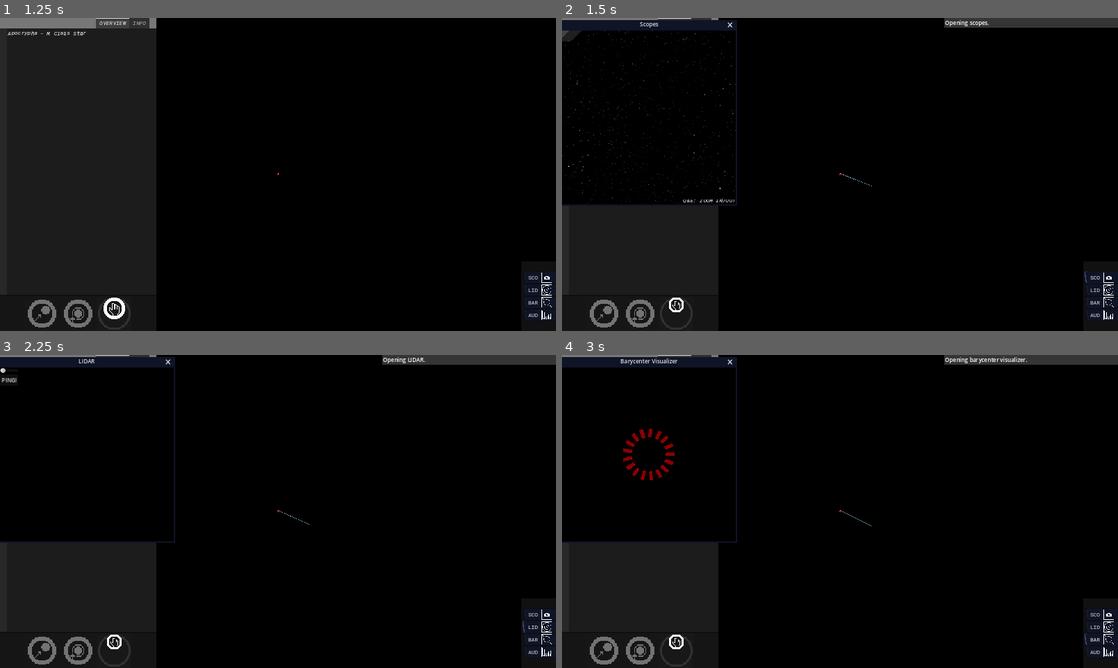
Above: before the commit, frames 1-4 (two rows, left to right).
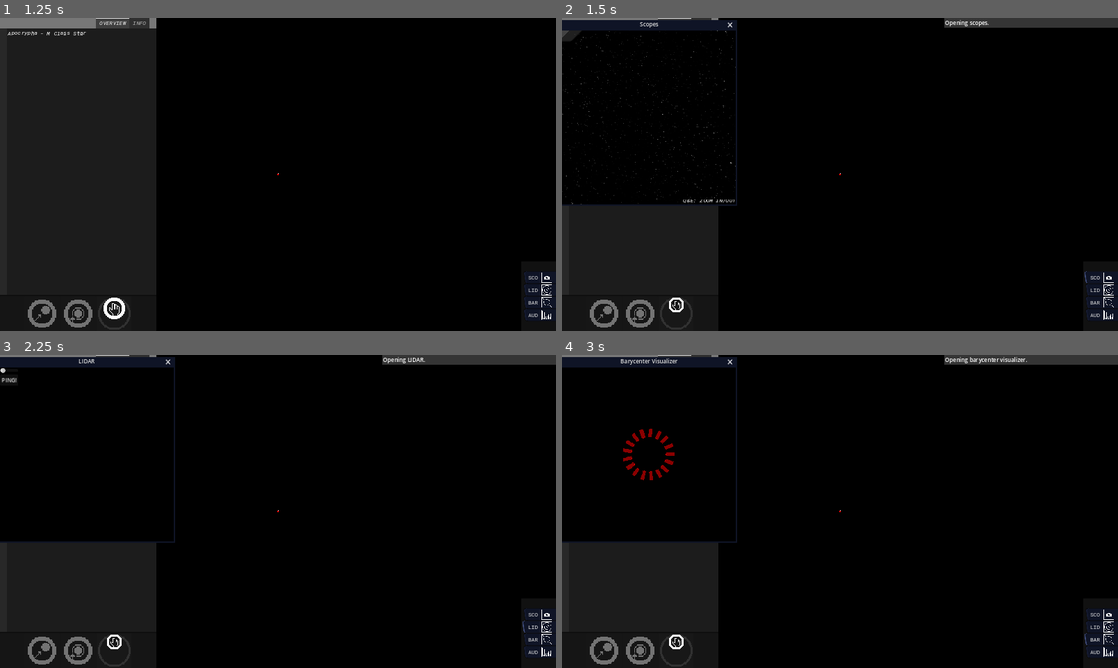
Above: after the commit, the same moments.

Repository: KermitGodFrog/Stellar-Cartography
Game: Godot game, scene res://Scenes/Game Master/gameMaster.tscn
The game is run twice, just before and just after one commit, with the same random seed, the same clock (stepped at 60 frames per second) and the same inputs. Sound files missing from this copy of the repository are replaced by a short silence.
Inputs (mouse positions are in pixels of both pictures, inside the frame that each line leads up to):
- Up to frame 1 (1.25 s): click (116, 312) at 0.5 s
- Up to frame 2 (1.5 s): click "SCO" at 1.25 s
- Up to frame 3 (2.25 s): click "LID" at 2 s
- Up to frame 4 (3 s): click "BAR" at 2.75 s

Frame 1 is identical in both runs. In frame 2, 0.4% of the frame differs, in the area x 0-56%, y 4-60%; in frame 3, less than 0.1%; in frame 4, less than 0.1%.

Commit message:
Commiting crimes so pressing app buttons does not reset locked position.

Diff:
--- a/Data/starSystemAPI.gd
+++ b/Data/starSystemAPI.gd
@@ -269,7 +269,7 @@
 				#SETTING WHETHER THE BODY HAS A PLANETARY ANOMALY
 				var has_planetary_anomaly: bool = false
 				var is_planetary_anomaly_available: bool = false
-				if randf() >= 0.99: #will likely have to be higher
+				if randf() >= 0.975: #will likely have to be higher
 					has_planetary_anomaly = true
 					is_planetary_anomaly_available = true
 
--- a/Scenes/Game/game.gd
+++ b/Scenes/Game/game.gd
@@ -91,6 +91,10 @@
 	#new_query.add_tree_access("is_station_abandoned", true)
 	#new_query.add_tree_access("is_station_inhabited", false)
 	#get_tree().call_group("dialogueManager", "speak", self, new_query)
+
+	#var new_query = responseQuery.new()
+	#new_query.add("concept", "randomPAOpenDialog")
+	#get_tree().call_group("dialogueManager", "speak", self, new_query)
 	pass
 
 func _physics_process(delta):
--- a/Scenes/System Map/console.gd
+++ b/Scenes/System Map/console.gd
@@ -4,7 +4,7 @@
 const MAX_ITEM_COUNT: int = 7
 
 func async_add_item(text: String, bg_color: Color = Color.WHITE, time: int = 500):
-	pending_items.push_back([text, bg_color, time])
+	pending_items.append([text, bg_color, time])
 	pass
 
 func _physics_process(delta):
--- a/Scenes/System Map/system_map.gd
+++ b/Scenes/System Map/system_map.gd
@@ -26,6 +26,11 @@
 var mouse_over_orbit_button: bool = false
 var mouse_over_stop_button: bool = false
 var mouse_over_tabs: bool = false
+var mouse_over_scopes_button: bool = false
+var mouse_over_sonar_button: bool = false
+var mouse_over_barycenter_button: bool = false
+var mouse_over_audio_visualizer_button: bool = false
+
 var mouse_over_ui: bool = false
 
 var has_focus: bool = false
@@ -41,6 +46,11 @@
 @onready var picker_button = $camera/canvas/control/tabs/INFO/picker_panel/picker_margin/picker_scroll/picker_button
 @onready var console = $camera/canvas/control/console
 
+@onready var scopes_button = $camera/canvas/control/apps_panel/apps_margin/apps_scroll/scopes_button
+@onready var sonar_button = $camera/canvas/control/apps_panel/apps_margin/apps_scroll/sonar_button
+@onready var barycenter_button = $camera/canvas/control/apps_panel/apps_margin/apps_scroll/barycenter_button
+@onready var audio_visualizer_button = $camera/canvas/control/apps_panel/apps_margin/apps_scroll/audio_visualizer_button
+
 @onready var question_mark_icon = preload("res://Graphics/question_mark.png")
 
 var camera_target_position: Vector2 = Vector2.ZERO
@@ -67,7 +77,7 @@
 	#camera_target_position is position for system3d to look at
 
 	#checking whether the mouse is over UI
-	if mouse_over_system_list or mouse_over_actions_panel or mouse_over_go_to_button or mouse_over_orbit_button or mouse_over_stop_button or mouse_over_tabs: mouse_over_ui = true
+	if mouse_over_system_list or mouse_over_actions_panel or mouse_over_go_to_button or mouse_over_orbit_button or mouse_over_stop_button or mouse_over_tabs or mouse_over_scopes_button or mouse_over_sonar_button or mouse_over_barycenter_button or mouse_over_audio_visualizer_button: mouse_over_ui = true
 	else: mouse_over_ui = false
 
 	#moving to the mouse position or moving to action_body in various ways
@@ -392,3 +402,37 @@
 func _on_audio_visualizer_button_pressed():
 	emit_signal("audioVisualizerPopup")
 	pass
+
+
+#atrocity
+func _on_scopes_button_mouse_entered():
+	mouse_over_scopes_button = true
+	pass # Replace with function body.
+
+func _on_scopes_button_mouse_exited():
+	mouse_over_scopes_button = false
+	pass # Replace with function body.
+
+func _on_sonar_button_mouse_entered():
+	mouse_over_sonar_button = true
+	pass # Replace with function body.
+
+func _on_sonar_button_mouse_exited():
+	mouse_over_sonar_button = false
+	pass # Replace with function body.
+
+func _on_barycenter_button_mouse_entered():
+	mouse_over_barycenter_button = true
+	pass # Replace with function body.
+
+func _on_barycenter_button_mouse_exited():
+	mouse_over_barycenter_button = false
+	pass # Replace with function body.
+
+func _on_audio_visualizer_button_mouse_entered():
+	mouse_over_audio_visualizer_button = true
+	pass # Replace with function body.
+
+func _on_audio_visualizer_button_mouse_exited():
+	mouse_over_audio_visualizer_button = false
+	pass # Replace with function body.
--- a/Scenes/System Map/system_map.tscn
+++ b/Scenes/System Map/system_map.tscn
@@ -361,7 +361,15 @@
 [connection signal="mouse_exited" from="system/camera/canvas/control/tabs/OVERVIEW/actions_panel/actions_scroll/stop_button" to="system" method="_on_stop_button_mouse_exited"]
 [connection signal="pressed" from="system/camera/canvas/control/tabs/OVERVIEW/actions_panel/actions_scroll/stop_button" to="system" method="_on_stop_button_pressed"]
 [connection signal="item_selected" from="system/camera/canvas/control/tabs/INFO/picker_panel/picker_margin/picker_scroll/picker_button" to="system" method="_on_picker_button_item_selected"]
+[connection signal="mouse_entered" from="system/camera/canvas/control/apps_panel/apps_margin/apps_scroll/scopes_button" to="system" method="_on_scopes_button_mouse_entered"]
+[connection signal="mouse_exited" from="system/camera/canvas/control/apps_panel/apps_margin/apps_scroll/scopes_button" to="system" method="_on_scopes_button_mouse_exited"]
 [connection signal="pressed" from="system/camera/canvas/control/apps_panel/apps_margin/apps_scroll/scopes_button" to="system" method="_on_scopes_button_pressed"]
+[connection signal="mouse_entered" from="system/camera/canvas/control/apps_panel/apps_margin/apps_scroll/sonar_button" to="system" method="_on_sonar_button_mouse_entered"]
+[connection signal="mouse_exited" from="system/camera/canvas/control/apps_panel/apps_margin/apps_scroll/sonar_button" to="system" method="_on_sonar_button_mouse_exited"]
 [connection signal="pressed" from="system/camera/canvas/control/apps_panel/apps_margin/apps_scroll/sonar_button" to="system" method="_on_sonar_button_pressed"]
+[connection signal="mouse_entered" from="system/camera/canvas/control/apps_panel/apps_margin/apps_scroll/barycenter_button" to="system" method="_on_barycenter_button_mouse_entered"]
+[connection signal="mouse_exited" from="system/camera/canvas/control/apps_panel/apps_margin/apps_scroll/barycenter_button" to="system" method="_on_barycenter_button_mouse_exited"]
 [connection signal="pressed" from="system/camera/canvas/control/apps_panel/apps_margin/apps_scroll/barycenter_button" to="system" method="_on_barycenter_button_pressed"]
+[connection signal="mouse_entered" from="system/camera/canvas/control/apps_panel/apps_margin/apps_scroll/audio_visualizer_button" to="system" method="_on_audio_visualizer_button_mouse_entered"]
+[connection signal="mouse_exited" from="system/camera/canvas/control/apps_panel/apps_margin/apps_scroll/audio_visualizer_button" to="system" method="_on_audio_visualizer_button_mouse_exited"]
 [connection signal="pressed" from="system/camera/canvas/control/apps_panel/apps_margin/apps_scroll/audio_visualizer_button" to="system" method="_on_audio_visualizer_button_pressed"]
